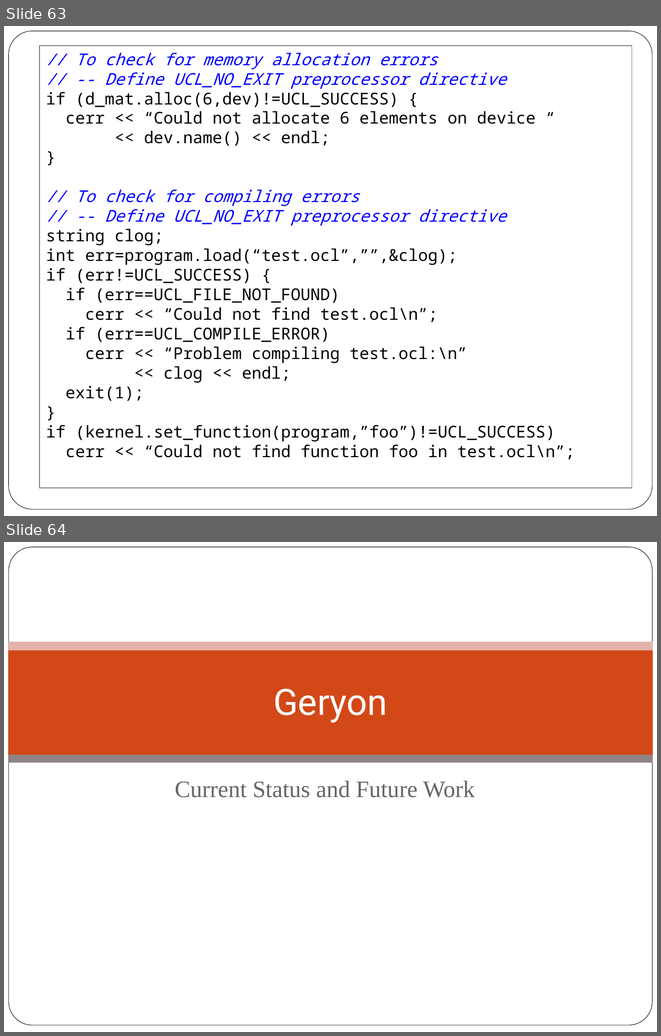
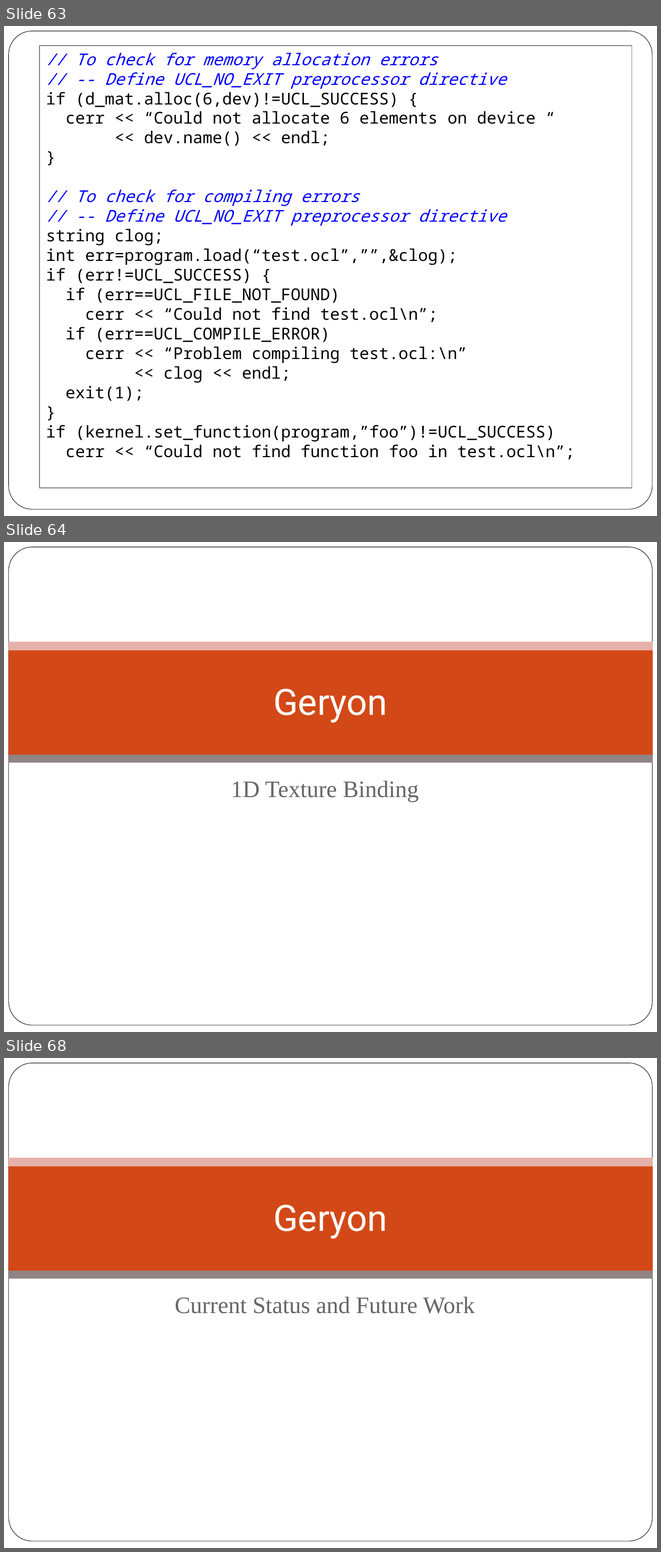
Before and after one commit to scicomp/geryon, a slide deck: geryon.pptx. Shown one above the other, each under a label of ours: slides 63 and 64 before the commit, slides 63, 64 and 68 after it; the slides between them are not shown. The pictures are 661x1036 and 661x1552 pixels, drawn with LibreOffice and Linux fonts; fonts in the diff are those of the drawing; background and template pictures are left out. Boxes give left, top, right and bottom in pixels: in the first picture for what was removed or moved away, otherwise in the second. Text is boxed around its words. In the diff, an @@ line names an element or a change of style, - is before the commit and + after.

```diff
--- a/geryon.pptx
+++ b/geryon.pptx
@@ slide 64 added at box(4, 542, 657, 1032), background picture (left out); not listed: 4 template elements that a slide beside it also shows @@
@@ title added at box(273, 688, 387, 723), 40 pt, text #FFFFFF @@
+Geryon
@@ subtitle added at box(231, 780, 418, 802), 26 pt, text #696464 @@
+1D Texture Binding
@@ what was slide 64 is now slide 68 @@
```
Also in this commit, not shown: 1 slide changed, 3 other slides added, 5 other files.
